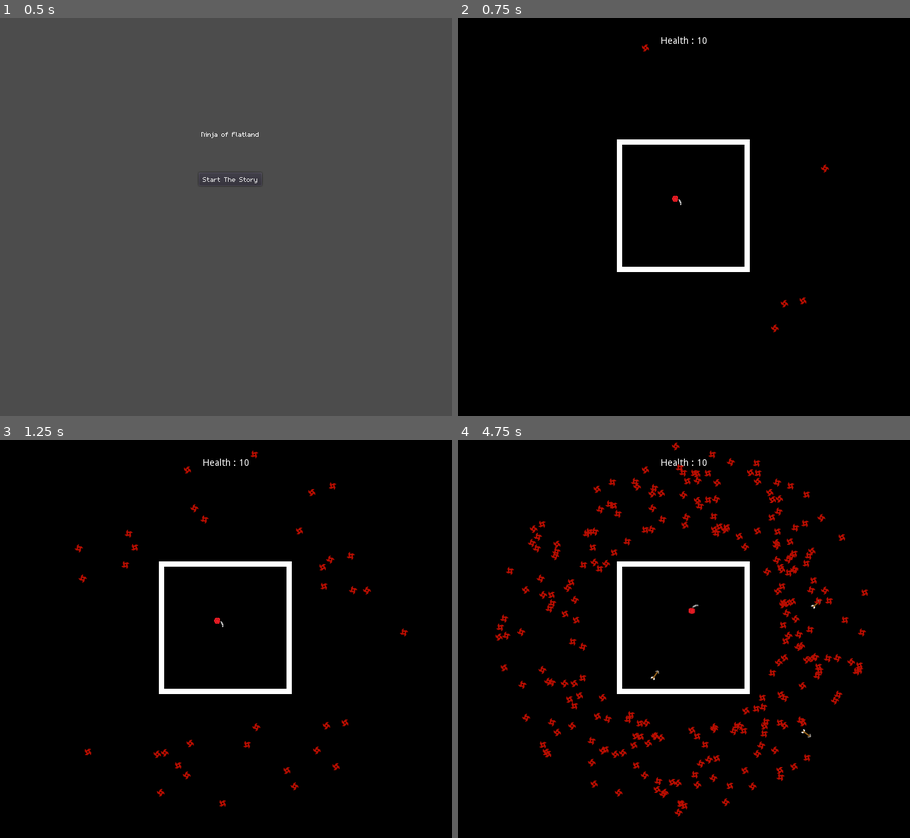
Above: before the commit, frames 1-4 (two rows, left to right).
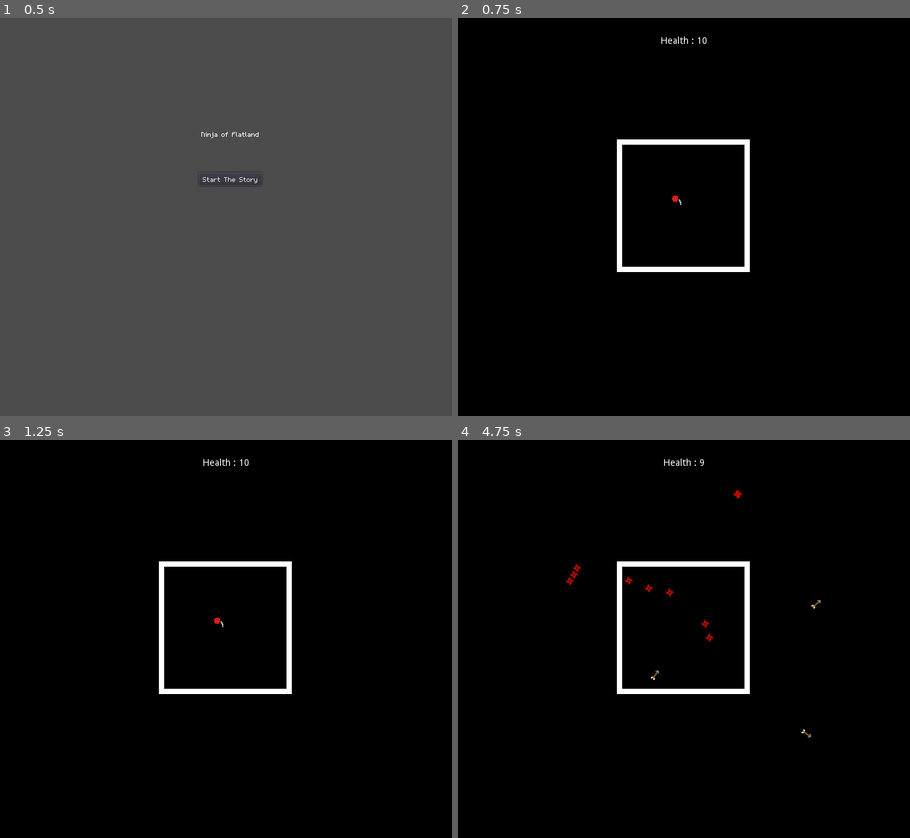
Above: after the commit, the same moments.

Repository: bsu-cs315/Final_Project_Group5
Game: Godot game, scene res://Scenes/TitleScreen.tscn
The game is run twice, just before and just after one commit, with the same random seed, the same clock (stepped at 60 frames per second) and the same inputs.
Inputs:
- Up to frame 1 (0.5 s): no input
- Up to frame 2 (0.75 s): click "Start The Story" at 0.5 s
- Up to frame 3 (1.25 s): no input
- Up to frame 4 (4.75 s): hold Right (move_right) 1.28-2.03 s; tap R (reAwaken) every 0.75 s from 1.35 to 4.35 s; hold Down (move_down) 2.03-2.78 s; hold Right (move_right) 2.78-3.53 s; hold Up (move_up) 3.53-4.28 s; hold Left (move_left) from 4.28 s (still down)

Frame 1 is identical in both runs. In frame 2, 0.1% of the frame differs, in the area x 40-83%, y 6-79%; in frame 3, 0.7%; in frame 4, 4.8%, in the area x 8-91%, y 0-95%.

Commit message:
Make throwing stars spawn in groups of 3 and aim at some point inside the arena, gradually spreading out in the process

Diff:
--- a/project/Scenes/Bullets/ThrowingStar.gd
+++ b/project/Scenes/Bullets/ThrowingStar.gd
@@ -1,23 +1,27 @@
 extends Area2D
 
-var origin = Vector2(0,0)
+var origin
+var targetAngle
+var speed = 1
 
 
 func _ready():
-	var origin = get_parent().waveOrigin[2]
-	origin.x = origin.x + 96  # this accounts for the offset of the arena, its actual origin is in the left wall, this puts it in the center.
-
-	var _randomAngle = rand_range(0,360)
-	var _randomDistance = rand_range(150, 280)
-
-	self.position.x = origin.x + _randomDistance * cos(deg2rad(_randomAngle))
-	self.position.y = origin.y + _randomDistance * sin(deg2rad(_randomAngle))
+#	var origin = get_parent().waveOrigin[2]
+#	origin.x = origin.x + 96  # this accounts for the offset of the arena, its actual origin is in the left wall, this puts it in the center.
+#
+#	var _randomAngle = rand_range(0,360)
+#	var _randomDistance = rand_range(150, 280)
+#
+#	self.position.x = origin.x + _randomDistance * cos(deg2rad(_randomAngle))
+#	self.position.y = origin.y + _randomDistance * sin(deg2rad(_randomAngle))
+	pass
 
 
 
 func _process(delta):
 	rotation_degrees = rotation_degrees + (-delta * 360)
-
+	self.position.x = self.position.x + speed * cos(targetAngle)
+	self.position.y = self.position.y + speed * sin(targetAngle)
 
 func bulletRemovalTrigger():
 	self.queue_free()
--- a/project/Scenes/Waves/WaveShruiken.gd
+++ b/project/Scenes/Waves/WaveShruiken.gd
@@ -1,7 +1,7 @@
 extends Node2D
 const bulletFactory = preload("res://Scenes/Bullets/ThrowingStar.tscn")
 
-const _spawnInterval = 0.005
+const _spawnInterval = 1
 var _spawnTimer = 0
 var waveOrigin
 
@@ -13,5 +13,22 @@
 	_spawnTimer = _spawnTimer + delta
 	if _spawnTimer >= _spawnInterval:
 		_spawnTimer = 0
-		var bullet = bulletFactory.instance()
-		self.add_child(bullet)
+		var target = Vector2(rand_range(-96, 96), rand_range(-96, 96))
+		var spread = 30
+		var _randomAngle = rand_range(0,360)
+		var _randomDistance = rand_range(150, 280)
+
+		for i in range (0, 3):
+			var bullet = bulletFactory.instance()
+
+			bullet.origin = waveOrigin[2]
+			bullet.origin.x = bullet.origin.x + 96
+
+			bullet.position.x = bullet.origin.x + _randomDistance * cos(deg2rad(_randomAngle))
+			bullet.position.y = bullet.origin.y + _randomDistance * sin(deg2rad(_randomAngle))
+
+			var targetAngle = bullet.get_angle_to(bullet.origin + target)
+			targetAngle = targetAngle - deg2rad(spread/3)
+			bullet.targetAngle = targetAngle + (i * deg2rad(spread/3))
+
+			self.add_child(bullet)
